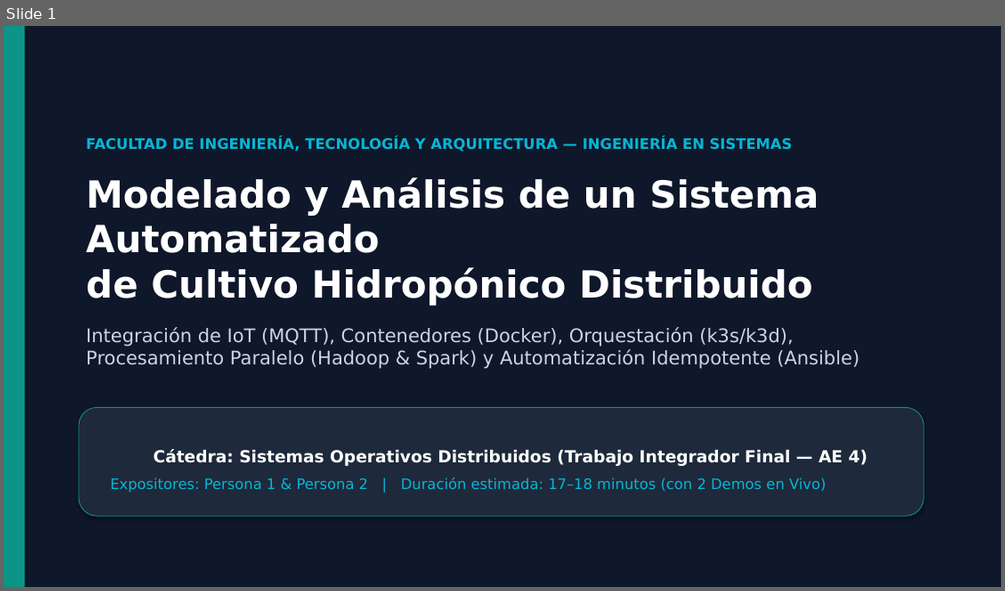
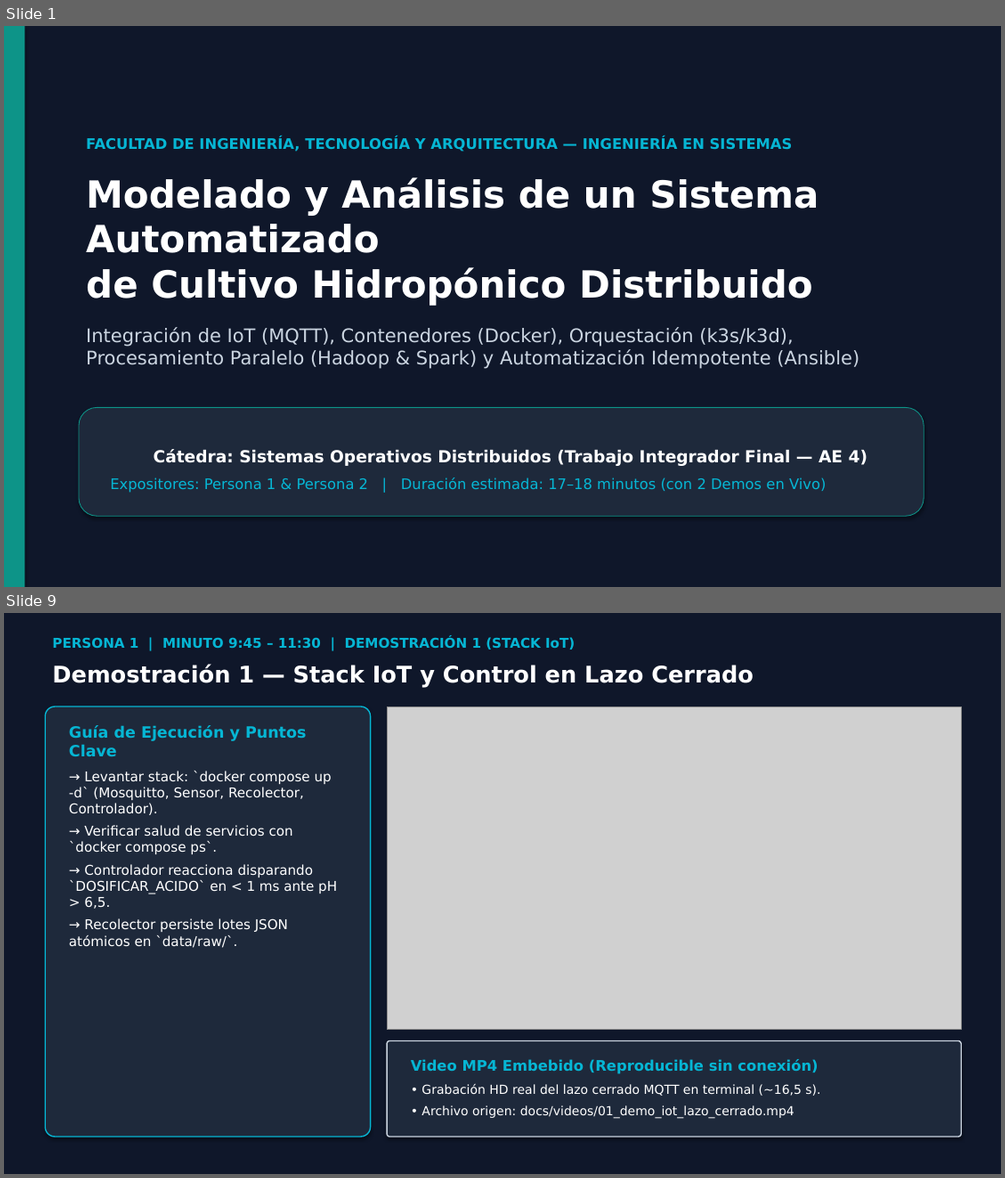
Before and after one commit to MatiasCarlsson/SOD, a slide deck: docs/Presentacion_TIF_SOD_2026.pptx. Shown one above the other, each under a label of ours: slide 1 before the commit, slides 1 and 9 after it; the slides between them are not shown. The pictures are 1005x591 and 1005x1178 pixels, drawn with LibreOffice and Linux fonts; fonts in the diff are those of the drawing; grey boxes stand for pictures. Boxes give left, top, right and bottom in pixels: in the first picture for what was removed or moved away, otherwise in the second. Text is boxed around its words. In the diff, an @@ line names an element or a change of style, - is before the commit and + after.

Commit message:
Embed MP4 demo videos into PPTX presentation

```diff
--- a/docs/Presentacion_TIF_SOD_2026.pptx
+++ b/docs/Presentacion_TIF_SOD_2026.pptx
@@ slide 9 added at (4,613,1001,1174), background #0F172A @@
@@ text added at (52,636,574,649), 13 pt, text #06B6D4, bold @@
+PERSONA 1 | MINUTO 9:45 – 11:30 | DEMOSTRACIÓN 1 (STACK IoT)
@@ text added at (52,665,753,688), 22 pt, text #FFFFFF, bold @@
+Demostración 1 — Stack IoT y Control en Lazo Cerrado
@@ rounded rectangle added at (45,706,371,1136), fill #1E293B, outline #06B6D4 1.2 pt @@
@@ picture added at (387,706,961,1030) @@
@@ text added at (69,725,337,948), 13 pt, text #FFFFFF @@
+Guía de Ejecución y Puntos Clave
+→ Levantar stack: `docker compose up -d` (Mosquitto, Sensor, Recolector, Controlador).
+→ Verificar salud de servicios con `docker compose ps`.
+→ Controlador reacciona disparando `DOSIFICAR_ACIDO` en < 1 ms ante pH > 6,5.
+→ Recolector persiste lotes JSON atómicos en `data/raw/`.
@@ rounded rectangle added at (387,1041,961,1136), fill #1E293B, outline #CBD5E1 1.2 pt @@
@@ text added at (411,1059,820,1119), 12 pt, text #FFFFFF @@
+Video MP4 Embebido (Reproducible sin conexión)
+• Grabación HD real del lazo cerrado MQTT en terminal (~16,5 s).
+• Archivo origen: docs/videos/01_demo_iot_lazo_cerrado.mp4
```
Also in this commit, not shown: 12 slides changed, 2 other slides added, 2 slides removed, 2 other files.
